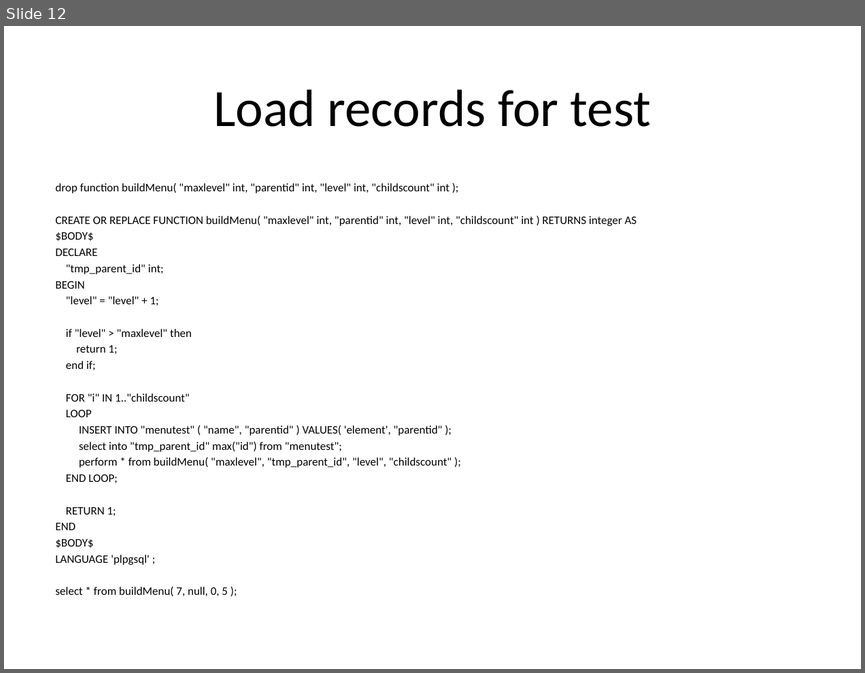
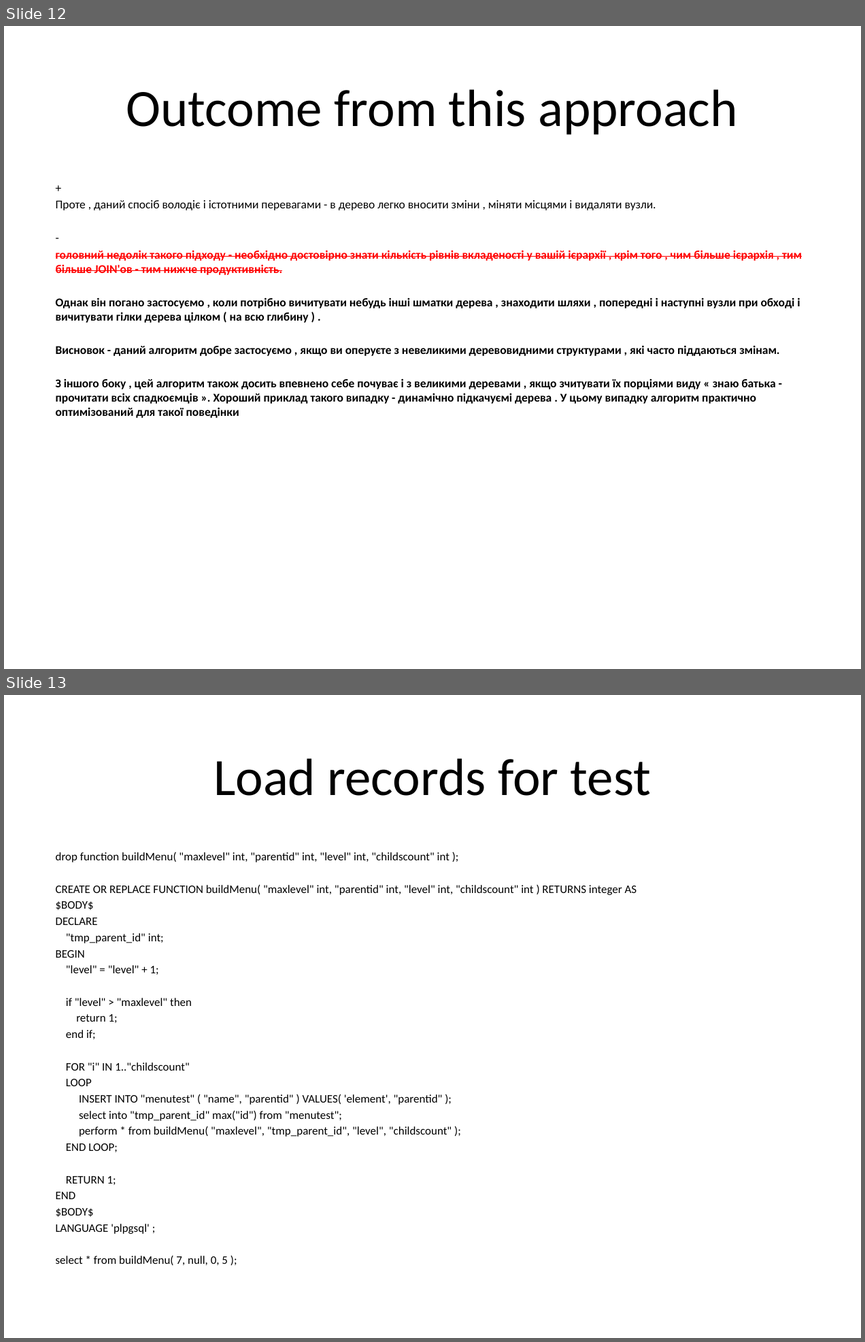
Before and after one commit to yuriy-yakubskiy/hierarchical-data-structures, a slide deck: PresentationTree.pptx. Shown one above the other, each under a label of ours: slide 12 before the commit, slides 12 and 13 after it. The pictures are 865x673 and 865x1342 pixels, drawn with LibreOffice and Linux fonts; fonts in the diff are those of the drawing. Boxes give left, top, right and bottom in pixels: in the first picture for what was removed or moved away, otherwise in the second. Text is boxed around its words. In the diff, an @@ line names an element or a change of style, - is before the commit and + after.

Commit message:
hot fix

```diff
--- a/PresentationTree.pptx
+++ b/PresentationTree.pptx
@@ slide 12 added at bbox=[4, 26, 861, 669], background #FFFFFF @@
@@ title added at bbox=[126, 89, 738, 135], 44 pt, text #000000 @@
+Outcome from this approach
@@ text added at bbox=[56, 200, 802, 418], 10 pt, text #000000, bold @@
++
+Проте , даний спосіб володіє і істотними перевагами - в дерево легко вносити зміни , міняти місцями і видаляти вузли.
+-
+головний недолік такого підходу - необхідно достовірно знати кількість рівнів вкладеності у вашій ієрархії , крім того , чим більше ієрархія , тим більше JOIN'ов - тим нижче продуктивність.
+Однак він погано застосуємо , коли потрібно вичитувати небудь інші шматки дерева , знаходити шляхи , попередні і наступні вузли при обході і вичитувати гілки дерева цілком ( на всю глибину ) .
+Висновок - даний алгоритм добре застосуємо , якщо ви оперуєте з невеликими деревовидними структурами , які часто піддаються змінам.
+З іншого боку , цей алгоритм також досить впевнено себе почуває і з великими деревами , якщо зчитувати їх порціями виду « знаю батька - прочитати всіх спадкоємців ». Хороший приклад такого випадку - динамічно підкачуємі дерева . У цьому випадку алгоритм практично оптимізований для такої поведінки
@@ what was slide 12 is now slide 13 @@
```
Also in this commit, not shown: 3 slides changed.
